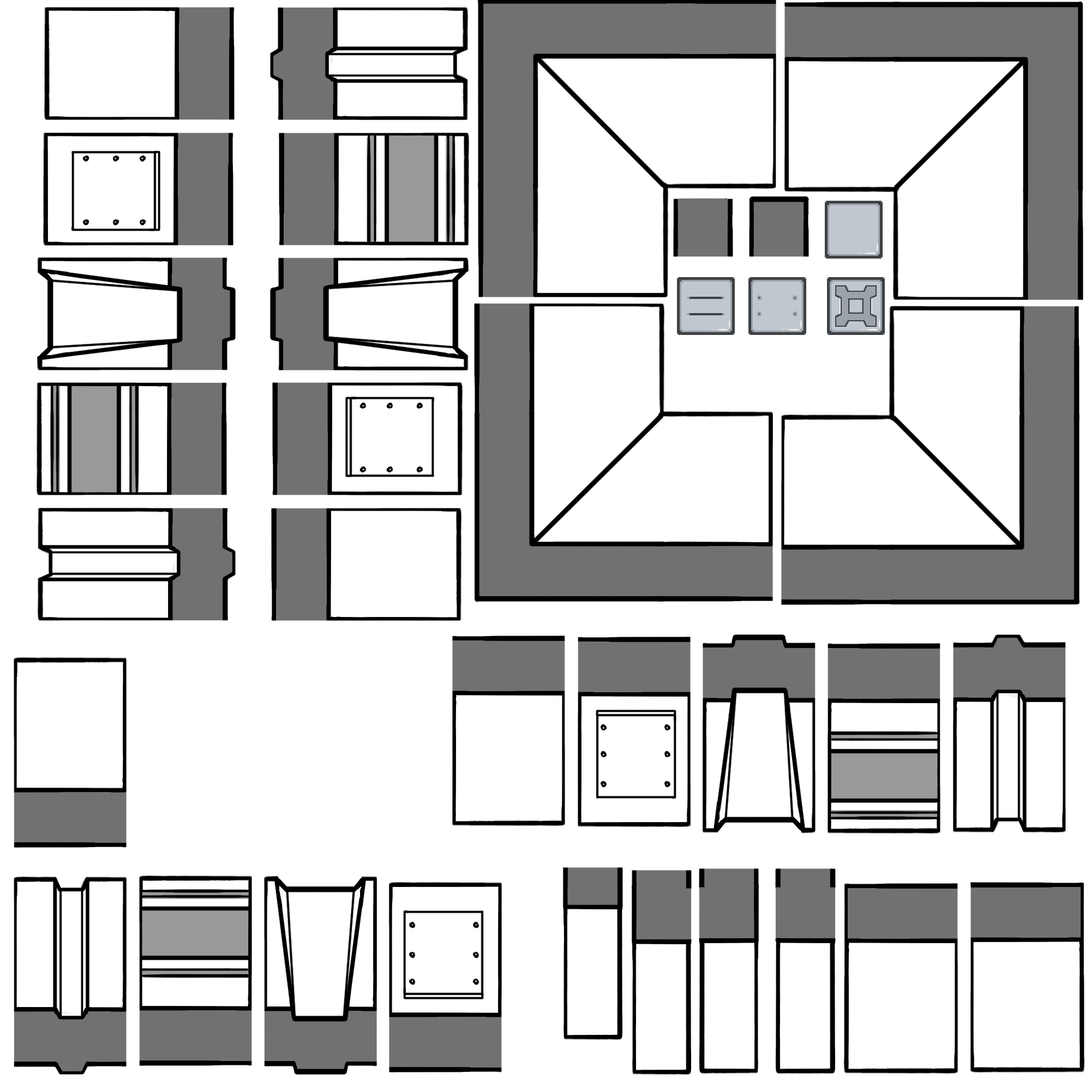
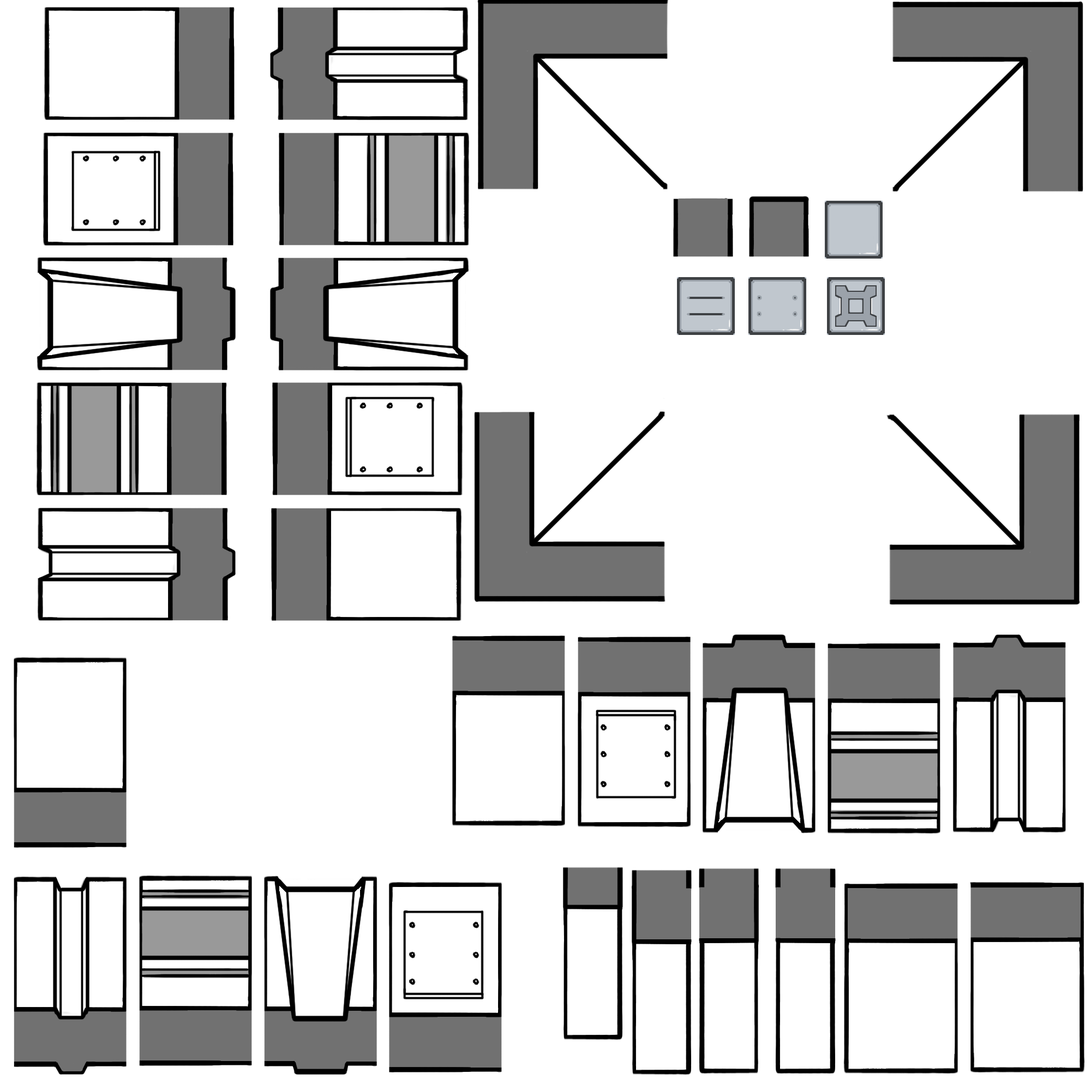
Layer changes from the first (1091, 1091) image to the second:
painted on "Interseccion copia 3" over [478,0,777,298]
painted on "Interseccion copia 2" over [474,303,774,602]
painted on "Interseccion copia" over [781,305,1081,606]
painted on "Interseccion" over [784,1,1084,301]
